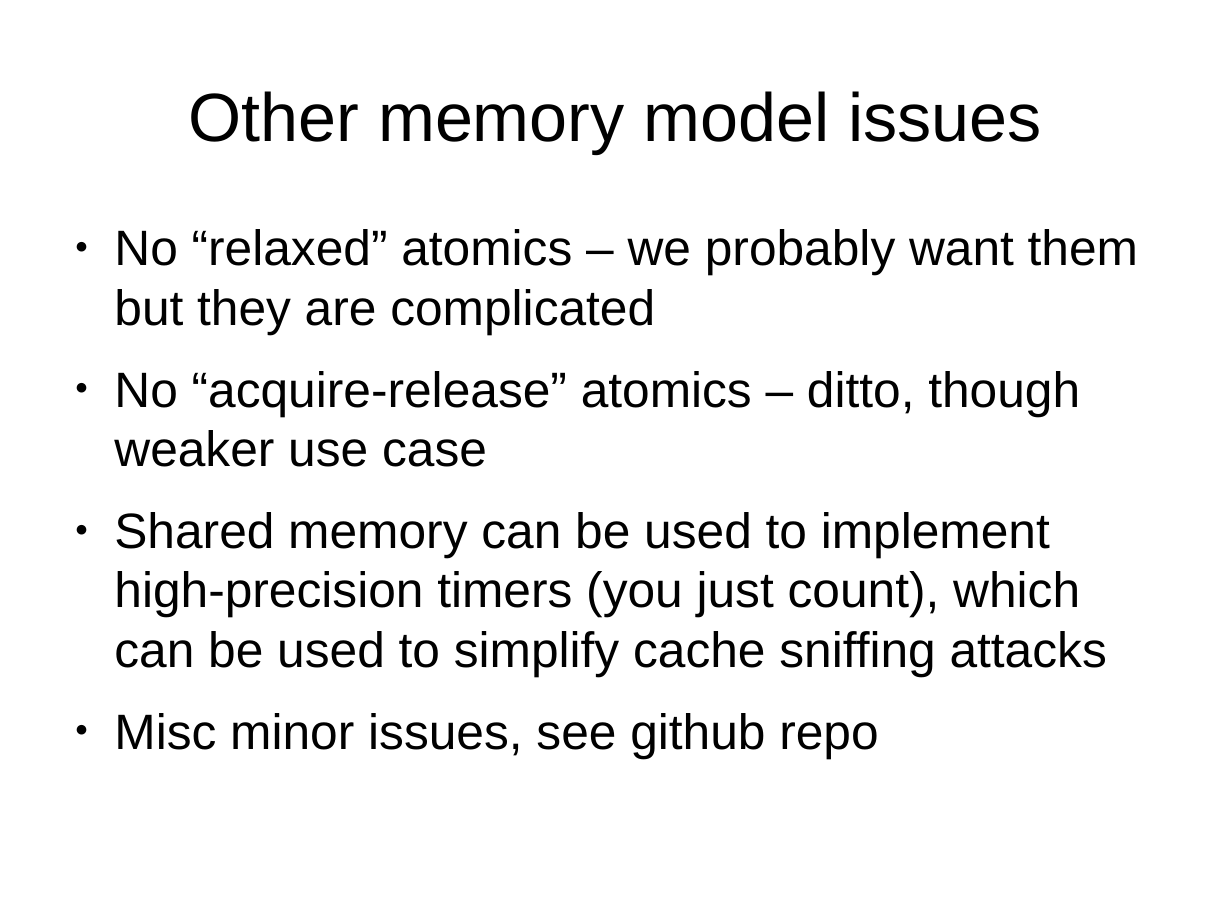
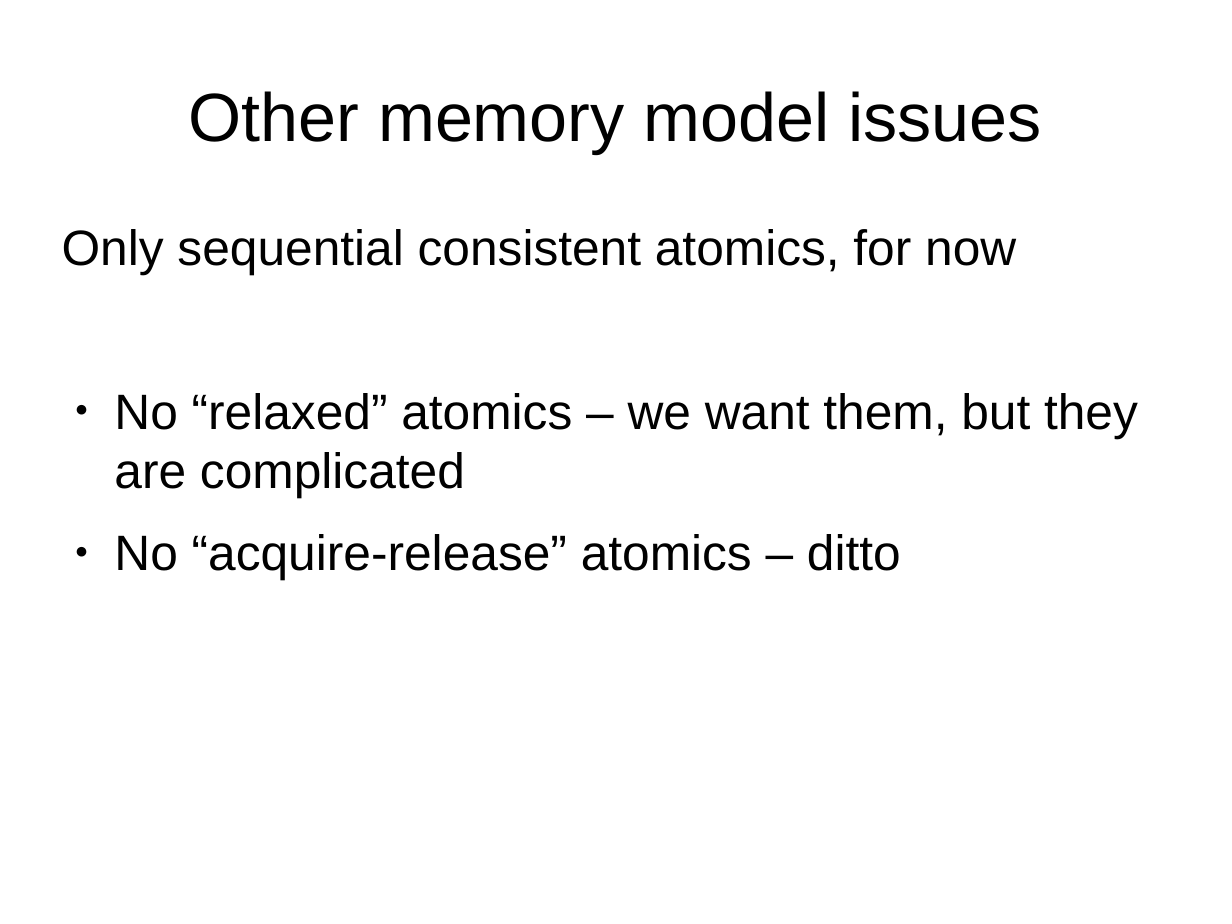
Before and after one commit to tc39/proposal-ecmascript-sharedmem, a slide deck: slide 28 of tc39/presentation-jan-2016.odp (slide 26 before the commit). Drawn at 1232x924 pixels with LibreOffice and Linux fonts; fonts in the diff are those of the drawing. Boxes give left, top, right and bottom in pixels: in the first picture for what was removed or moved away, otherwise in the second. Text is boxed around its words. In the diff, an @@ line names an element or a change of style, - is before the commit and + after.

```diff
--- a/tc39/presentation-jan-2016.odp
+++ b/tc39/presentation-jan-2016.odp
@@ text at <box>62,229,1138,579</box>: text changed @@
-● No “relaxed” atomics – we probably want them but they are complicated
-● No “acquire-release” atomics – ditto, though weaker use case
-● Shared memory can be used to implement high-precision timers (you just count), which can be used to simplify cache sniffing attacks
-● Misc minor issues, see github repo
+Only sequential consistent atomics, for now
+● No “relaxed” atomics – we want them, but they are complicated
+● No “acquire-release” atomics – ditto
```
Also in this commit, not shown: 15 other slides changed, 7 slides added, 1 slide removed, 1 other file.
